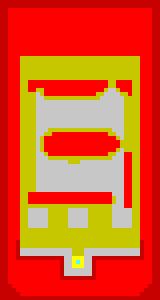
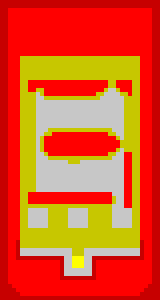
Layers edited between the first and the second w=160, h=300 image:
painted on "Background" over box(76, 260, 80, 264)
